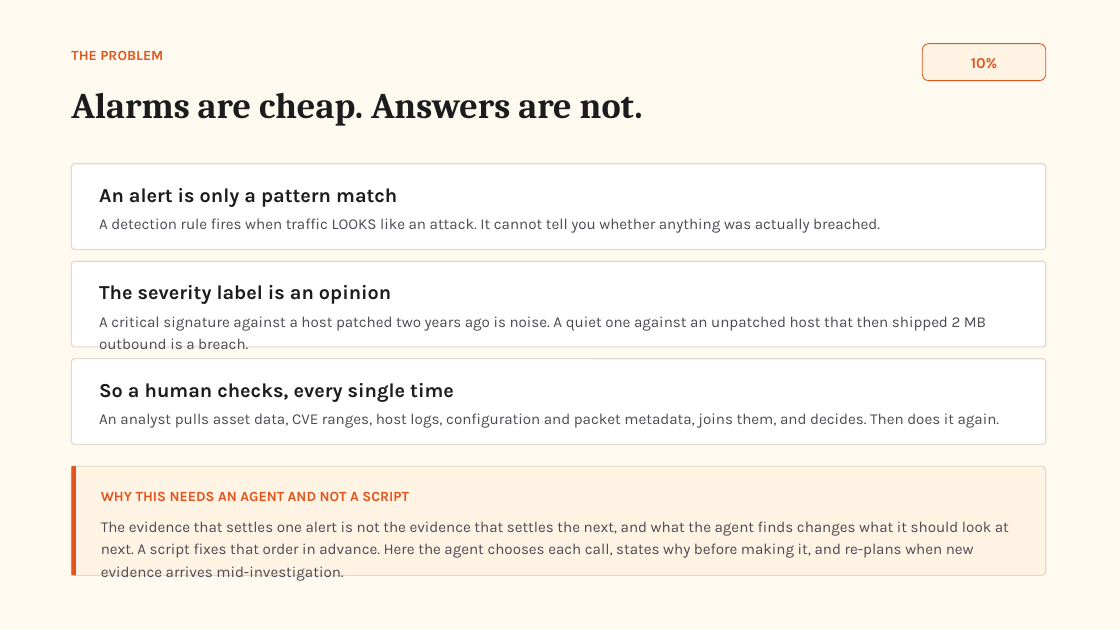
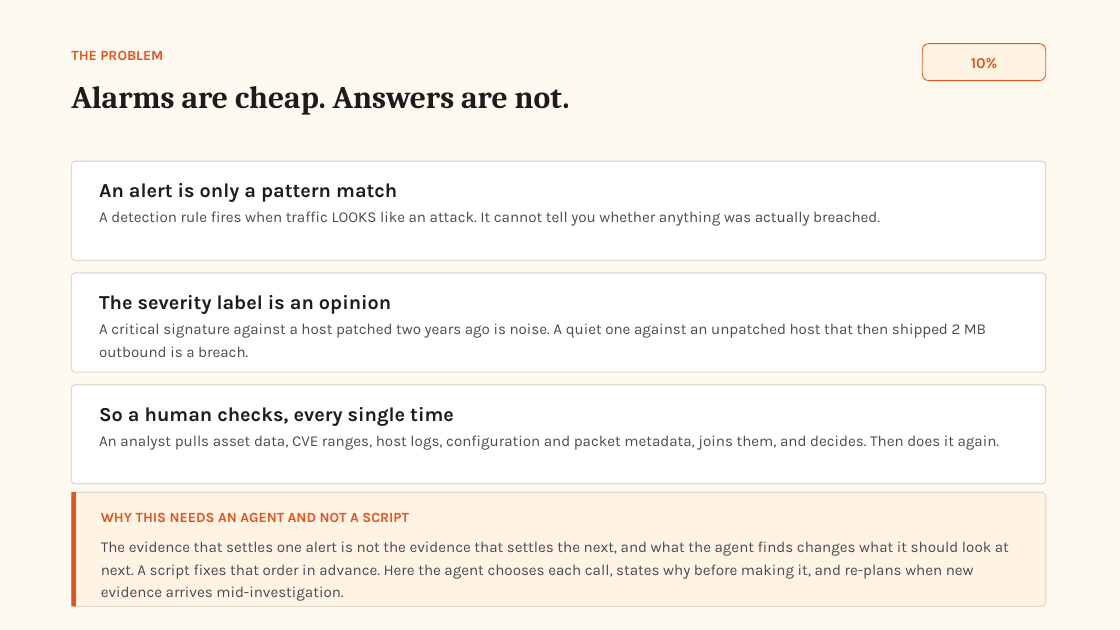
Before and after one commit to Graybeep/Dropout_Autonomous-SOC-Investigation-Response-Agent, a slide deck: slide 2 of deck.pptx. Drawn at 1120x630 pixels with LibreOffice and Linux fonts; fonts in the diff are those of the drawing. Boxes give left, top, right and bottom in pixels: in the first picture for what was removed or moved away, otherwise in the second. Text is boxed around its words. In the diff, an @@ line names an element or a change of style, - is before the commit and + after.

```diff
--- a/deck.pptx
+++ b/deck.pptx
@@ text "Alarms are cheap. Answers are ..." at (x1=71, y1=86, x2=570, y2=115): size 31 to 27 pt @@
@@ rounded rectangle resized from (x1=71, y1=164, x2=1046, y2=250) to (x1=71, y1=161, x2=1046, y2=260) @@
@@ text "An alert is only a ..." moved from (x1=99, y1=188, x2=397, y2=207) to (x1=99, y1=183, x2=397, y2=202) @@
@@ text "A detection rule fires when ..." moved from (x1=99, y1=218, x2=880, y2=233) to (x1=99, y1=211, x2=880, y2=226) @@
@@ rounded rectangle resized from (x1=71, y1=261, x2=1046, y2=347) to (x1=71, y1=273, x2=1046, y2=372) @@
@@ text "The severity label is an ..." moved from (x1=99, y1=285, x2=391, y2=304) to (x1=99, y1=295, x2=391, y2=314) @@
@@ text "A critical signature against a ..." moved from (x1=99, y1=316, x2=986, y2=349) to (x1=99, y1=323, x2=986, y2=357) @@
@@ rounded rectangle resized from (x1=71, y1=359, x2=1046, y2=444) to (x1=71, y1=385, x2=1046, y2=484) @@
@@ text "So a human checks, every ..." moved from (x1=99, y1=383, x2=454, y2=402) to (x1=99, y1=407, x2=454, y2=426) @@
@@ text "An analyst pulls asset data, ..." moved from (x1=99, y1=413, x2=1000, y2=428) to (x1=99, y1=435, x2=1000, y2=450) @@
@@ rounded rectangle resized from (x1=71, y1=466, x2=1046, y2=576) to (x1=71, y1=492, x2=1046, y2=607) @@
@@ rectangle resized from (x1=71, y1=466, x2=76, y2=576) to (x1=71, y1=492, x2=76, y2=607) @@
@@ text "WHY THIS NEEDS AN AGENT ..." moved from (x1=101, y1=491, x2=409, y2=501) to (x1=101, y1=512, x2=409, y2=522) @@
@@ text "The evidence that settles one ..." rewrapped from (x1=101, y1=521, x2=1009, y2=577) to (x1=101, y1=541, x2=1009, y2=601) @@
```
Also in this commit, not shown: 7 other slides changed, 2 slides added, 1 other file.
